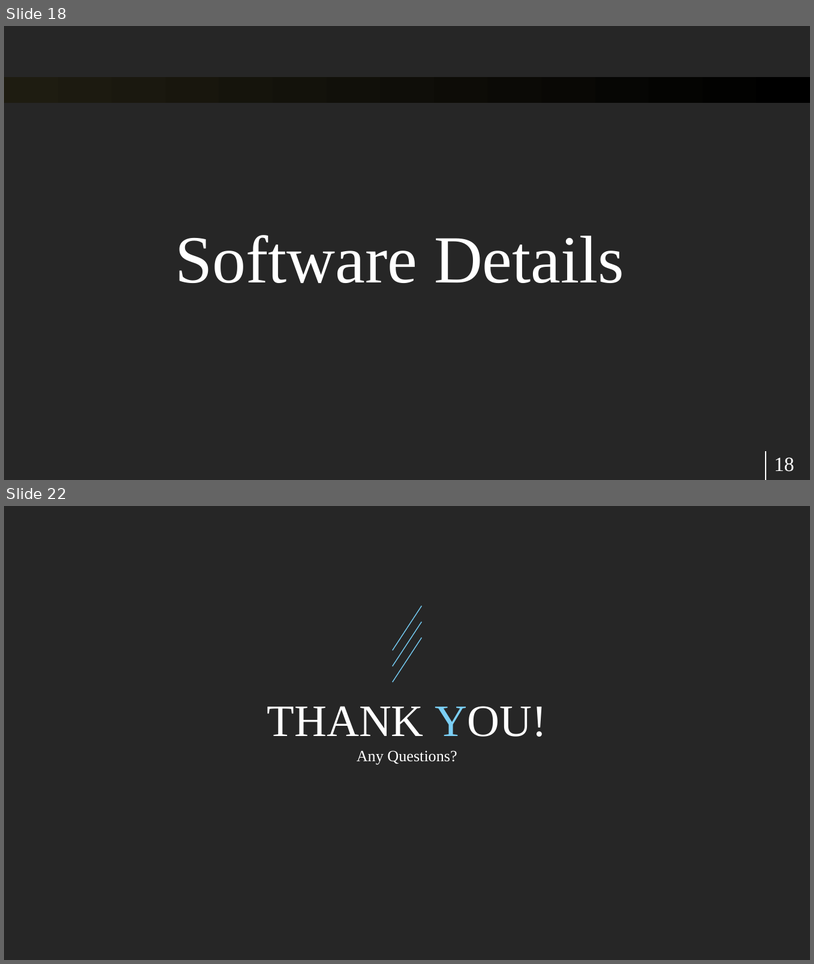
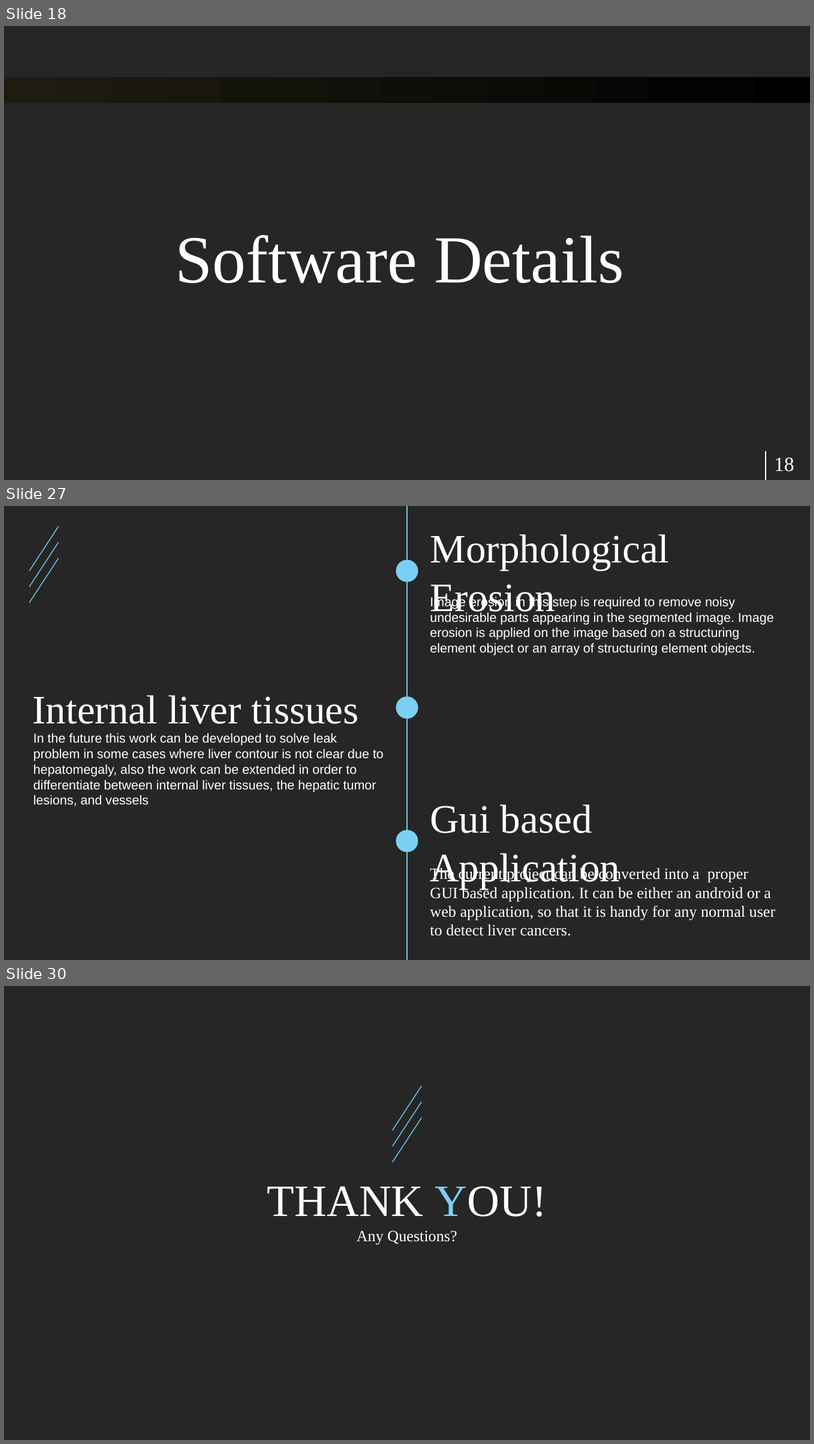
Before and after one commit to raghavddps2/Digital-Image-Processing-Project, a slide deck: Presentation/Digital Image Processing Project.pptx. Shown one above the other, each under a label of ours: slides 18 and 22 before the commit, slides 18, 27 and 30 after it; the slides between them are not shown. The pictures are 814x964 and 814x1444 pixels, drawn with LibreOffice and Linux fonts; fonts in the diff are those of the drawing. Boxes give left, top, right and bottom in pixels: in the first picture for what was removed or moved away, otherwise in the second. Text is boxed around its words. In the diff, an @@ line names an element or a change of style, - is before the commit and + after.

```diff
--- a/Presentation/Digital Image Processing Project.pptx
+++ b/Presentation/Digital Image Processing Project.pptx
@@ slide 27 added at [4,506,810,960], background #262626 @@
@@ line added from (407, 506) to (407, 959), #75CBF2 0.75 pt @@
@@ line added from (29, 571) to (59, 526), #75CBF2 0.75 pt @@
@@ text added at [430,534,669,618], 36 pt, text #FFFFFF @@
+Morphological Erosion
@@ line added from (29, 586) to (59, 542), #75CBF2 0.75 pt @@
@@ line added from (29, 603) to (59, 558), #75CBF2 0.75 pt @@
@@ ellipse added at [396,560,419,583], fill #7BCFF5 @@
@@ text added at [430,596,774,655], 11.5 pt, text #FFFFFF @@
+Image erosion in this step is required to remove noisy undesirable parts appearing in the segmented image. Image erosion is applied on the image based on a structuring element object or an array of structuring element objects.
@@ text added at [33,695,359,724], 36 pt, text #FFFFFF @@
+Internal liver tissues
@@ ellipse added at [396,696,419,719], fill #7BCFF5 @@
@@ text added at [33,733,384,806], 11.5 pt, text #FFFFFF @@
+In the future this work can be developed to solve leak problem in some cases where liver contour is not clear due to hepatomegaly, also the work can be extended in order to differentiate between internal liver tissues, the hepatic tumor lesions, and vessels
@@ text added at [430,804,620,888], 36 pt, text #FFFFFF @@
+Gui based Application
@@ ellipse added at [396,829,419,852], fill #7BCFF5 @@
@@ text added at [430,866,776,936], 14 pt, text #FFFFFF @@
+The current project can be converted into a proper GUI based application. It can be either an android or a web application, so that it is handy for any normal user to detect liver cancers.
@@ what was slide 22 is now slide 30 @@
```
Also in this commit, not shown: 8 slides changed, 7 other slides added, 20 other files.
